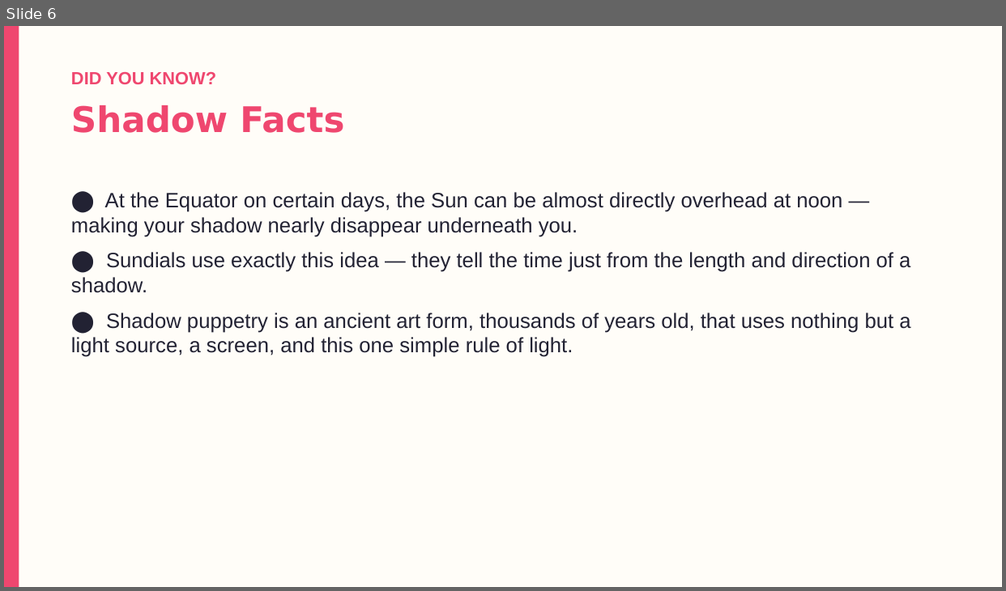
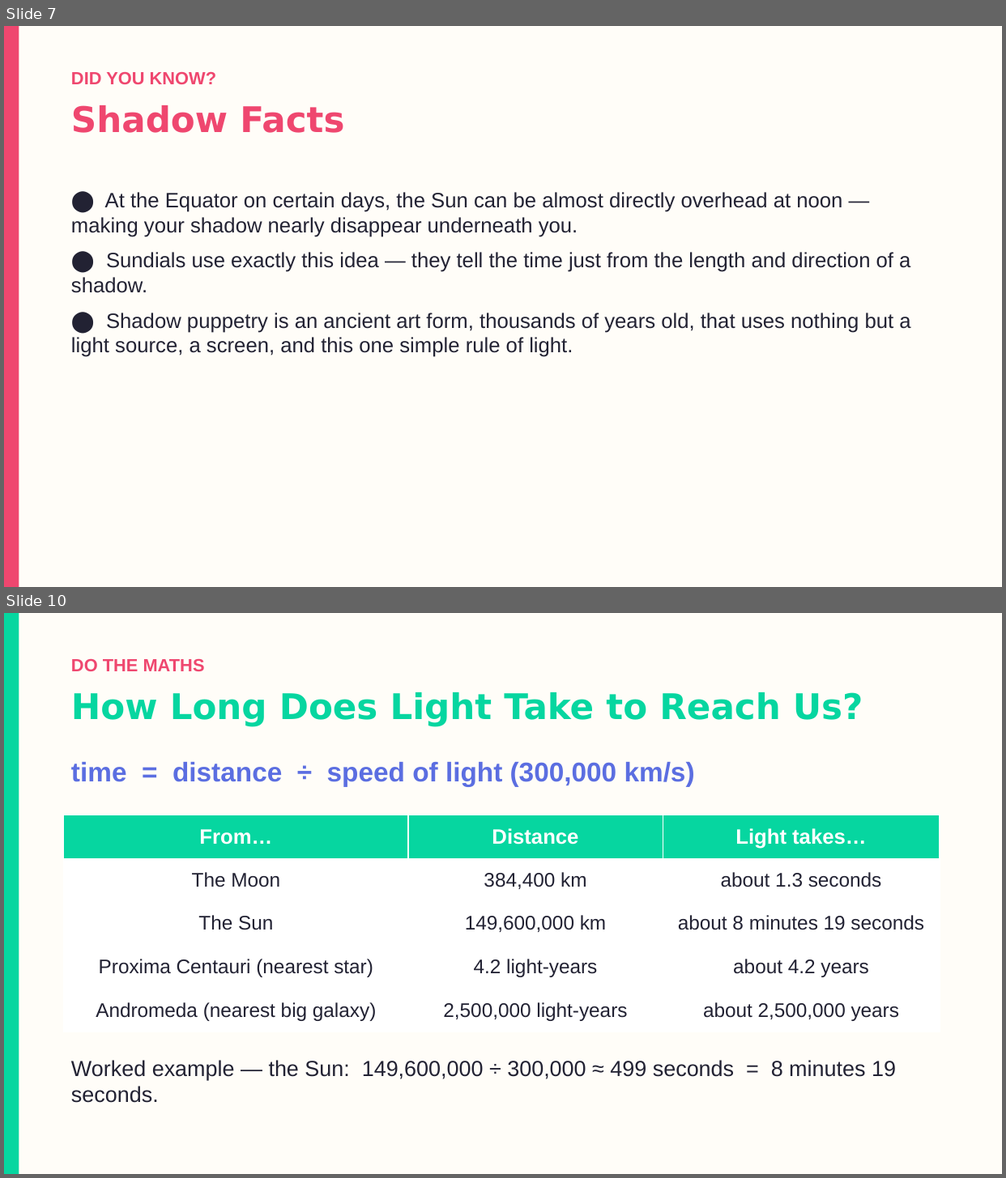
Before and after one commit to kalzei/seeh, a slide deck: materials/s2/isc/5.EN_S2ISC_Light_L4_StraightLinesAndShadows.pptx. Shown one above the other, each under a label of ours: slide 6 before the commit, slides 7 and 10 after it; the slides between them are not shown. The pictures are 1006x591 and 1006x1178 pixels, drawn with LibreOffice and Linux fonts; fonts in the diff are those of the drawing. Boxes give left, top, right and bottom in pixels: in the first picture for what was removed or moved away, otherwise in the second. Text is boxed around its words. In the diff, an @@ line names an element or a change of style, - is before the commit and + after.

```diff
--- a/materials/s2/isc/5.EN_S2ISC_Light_L4_StraightLinesAndShadows.pptx
+++ b/materials/s2/isc/5.EN_S2ISC_Light_L4_StraightLinesAndShadows.pptx
@@ slide 10 added at [4,613,1002,1174], background #FFFDF8 @@
@@ rectangle added at [4,613,19,1174], fill #06D6A0 @@
@@ text added at [71,659,205,671], 17 pt, text #EF476F, bold @@
+DO THE MATHS
@@ text added at [71,692,863,727], 34 pt, text #06D6A0, bold @@
+How Long Does Light Take to Reach Us?
@@ text added at [71,762,695,787], 26 pt, text #5B6EE1, bold @@
+time = distance ÷ speed of light (300,000 km/s)
@@ table added at [64,815,940,1033], 5 rows, 3 columns @@
+From… | Distance | Light takes…
+The Moon | 384,400 km | about 1.3 seconds
+The Sun | 149,600,000 km | about 8 minutes 19 seconds
+Proxima Centauri (nearest star) | 4.2 light-years | about 4.2 years
+Andromeda (nearest big galaxy) | 2,500,000 light-years | about 2,500,000 years
@@ text added at [71,1060,896,1103], 21 pt, text #222233 @@
+Worked example — the Sun: 149,600,000 ÷ 300,000 ≈ 499 seconds = 8 minutes 19 seconds.
@@ what was slide 6 is now slide 7 @@
```
Also in this commit, not shown: 1 slide changed, 4 other slides added, 9 other files.
